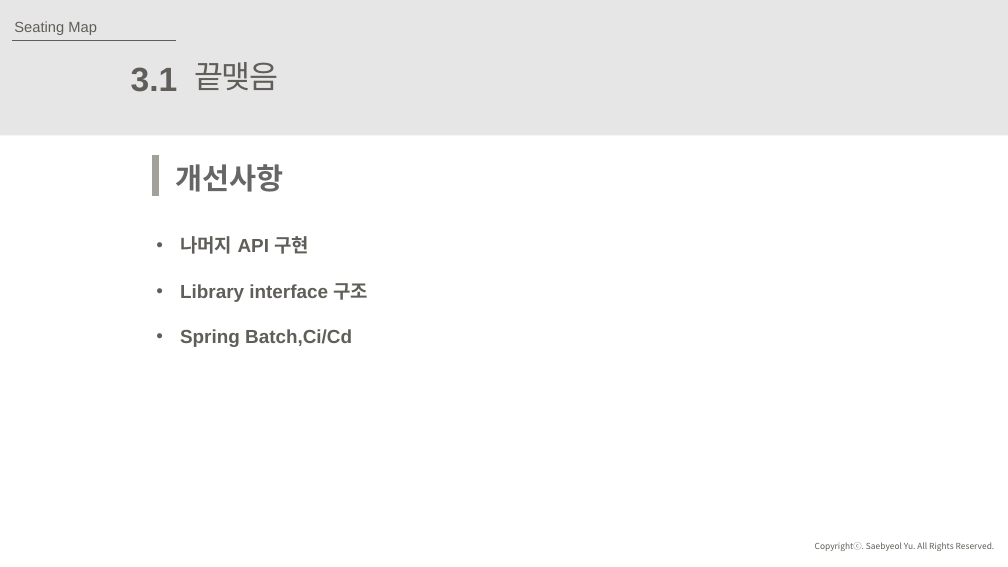
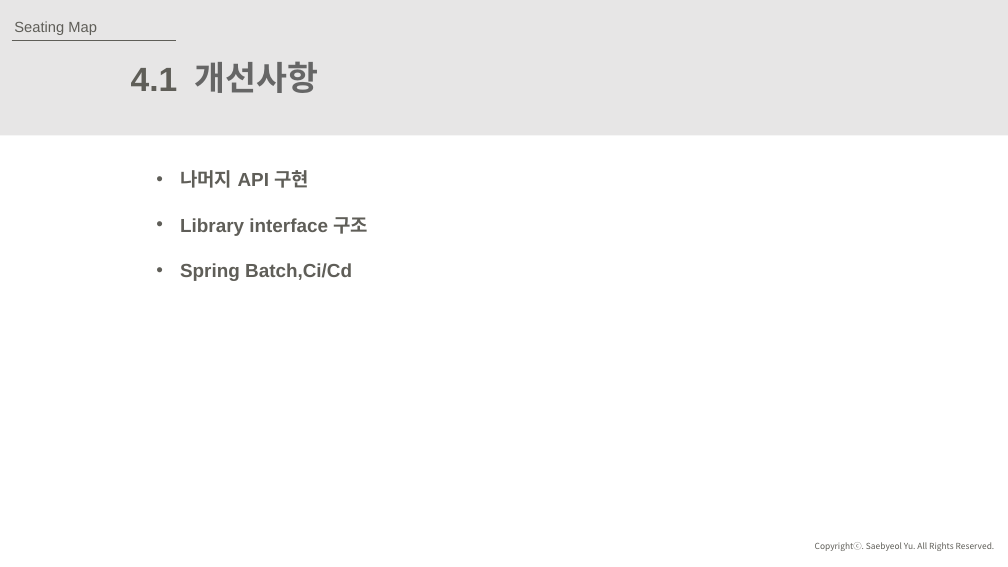
Before and after one commit to JuJinPark/interproject-process, a slide deck: slide 22 of 발표/internProject(20191015).pptx (slide 19 before the commit). Drawn at 1008x567 pixels with LibreOffice and Linux fonts; fonts in the diff are those of the drawing. Boxes give left, top, right and bottom in pixels: in the first picture for what was removed or moved away, otherwise in the second. Text is boxed around its words. In the diff, an @@ line names an element or a change of style, - is before the commit and + after.

```diff
--- a/발표/internProject(20191015).pptx
+++ b/발표/internProject(20191015).pptx
@@ text "개선사항": place and size @@
-text "개선사항" at (176, 164, 284, 192)
+text "개선사항" at (195, 61, 319, 93)
@@ text "개선사항" at (195, 61, 319, 93): size 28 to 32 pt @@
@@ text at (131, 68, 178, 91): text changed @@
-3.1
+4.1
@@ text removed at (195, 62, 279, 90) @@
-끝맺음
@@ text "나머지 API 구현": place and size @@
-text "나머지 API 구현" at (180, 236, 368, 347)
+text "나머지 API 구현" at (180, 170, 368, 281)
@@ line removed from (156, 156) to (156, 196) @@
```
Also in this commit, not shown: 11 other slides changed, 4 slides added, 1 slide removed.
